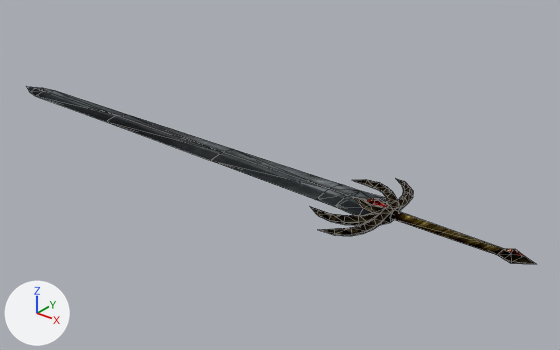
An edit to the glTF model assets/models/ITMW_110_2H_SWORD_SMITH_05.glb, drawn before and after from the same camera.
Both versions are drawn from a 50 mm lens placed at (0.756, -1.347, 0.835), pointed at (-0.384, 0.078, -0.048). Lighting does not change. The marker at lower left points along +X, +Y and +Z. Mesh edges are drawn as thin lines. Vertices at the same position are counted once.

Script lines for the objects in view, before the commit:
```python
mat_it_bladesheet = principled_material('IT_BLADESHEET')
mat_it_bladesheet.texture = img_it_bladesheet
mat_it_bladesheet.metallic = 1.0
mat_it_bladesheet.roughness = 1.0
mat_it_handlesheet = principled_material('IT_HANDLESHEET')
mat_it_handlesheet.texture = img_it_handlesheet
mat_it_handlesheet.metallic = 1.0
mat_it_handlesheet.roughness = 1.0
mat_itrings = principled_material('ITRINGS')
mat_itrings.texture = img_itrings
mat_itrings.metallic = 1.0
mat_itrings.roughness = 1.0
me_mesh = bpy.data.meshes.new('Mesh')
me_mesh.from_pydata(...)  # 184 vertices, 302 faces; spans x -1.37..0.33, y -0.16..0.16, z -0.03..0.03
# faces by material slot: [60, 226, 16]
me_mesh.materials.append(mat_it_bladesheet)  # picture img_it_bladesheet
me_mesh.materials.append(mat_it_handlesheet)  # picture img_it_handlesheet
me_mesh.materials.append(mat_itrings)  # picture img_itrings
ob_mesh = bpy.data.objects.new('Mesh', me_mesh)
ob_mesh.location = (0.0, 0.0, 0.0)
```
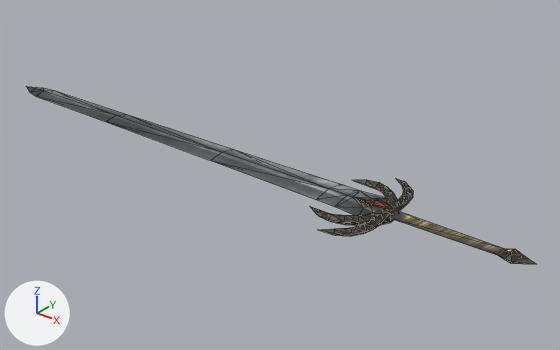
Boxes [x1, y1, x2, y2] around the edits, measured in the pictures (560 x 350 px; the box of a moved part takes in the faces that stretch with it):
'Mesh', surface changed: [27, 87, 535, 264] in both
part 1 of me_mesh, moved or reshaped: [359, 198, 535, 264] in both

Patch to the scene script:
```diff
--- a/assets/models/ITMW_110_2H_SWORD_SMITH_05.glb.py
+++ b/assets/models/ITMW_110_2H_SWORD_SMITH_05.glb.py
@@ img_itrings_1 @@
+img_itrings_1 = load_image('ItRings', '_unpacked/ItRings', 512, 512, 'sRGB')
@@ mat_it_bladesheet @@
 mat_it_bladesheet.texture = img_it_bladesheet
-mat_it_bladesheet.metallic = 1.0
-mat_it_bladesheet.roughness = 1.0
@@ mat_it_handlesheet @@
 mat_it_handlesheet.texture = img_it_handlesheet
-mat_it_handlesheet.metallic = 1.0
-mat_it_handlesheet.roughness = 1.0
@@ mat_itrings @@
 mat_itrings = principled_material('ITRINGS')
-mat_itrings.texture = img_itrings
-mat_itrings.metallic = 1.0
-mat_itrings.roughness = 1.0
+mat_itrings.texture = img_itrings_1
@@ me_mesh @@
 me_mesh.from_pydata(...)  # 184 vertices, 302 faces; spans x -1.37..0.33, y -0.16..0.16, z -0.03..0.03
 # used by ob_mesh; location = (0.0, 0.0, 0.0)
+# me_mesh part 1
+# 64 faces are deleted
+# 16 new faces join them, mat_itrings (picture img_itrings_1)
+# 48 new faces join them, mat_it_handlesheet (picture img_it_handlesheet)
+# me_mesh part 2: the surface is now shaded flat
 me_mesh.materials.append(mat_it_bladesheet)
```
